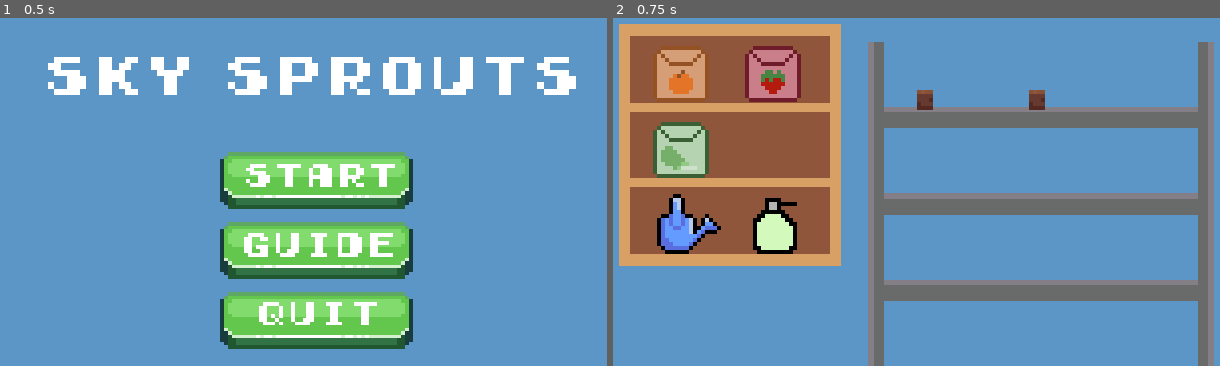
Above: before the commit, frames 1-2 (left to right).
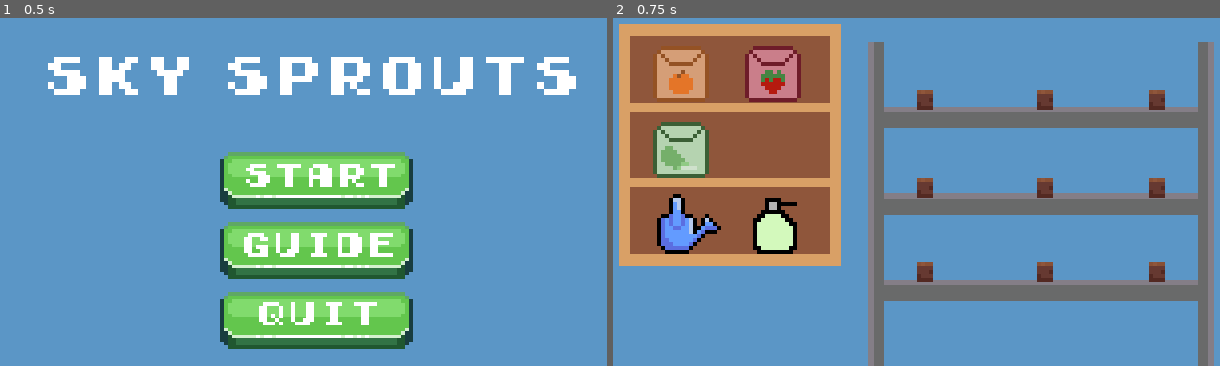
Above: after the commit, the same moments.

Repository: lenseling/HackNC-2023
Game: Godot game, scene res://scenes/menu.tscn
The game is run twice, just before and just after one commit, with the same random seed, the same clock (stepped at 60 frames per second) and the same inputs.
Inputs:
- Up to frame 1 (0.5 s): no input
- Up to frame 2 (0.75 s): click "Start" at 0.5 s

Frame 1 is identical in both runs. In frame 2, 1.2% of the frame differs, in the area x 50-91%, y 20-76%.

Commit message:
Tracking number of each plant

Diff:
--- a/scenes/ending.tscn
+++ b/scenes/ending.tscn
@@ -3,7 +3,7 @@
 [ext_resource type="Script" path="res://scripts/ending.gd" id="1_5xe7l"]
 [ext_resource type="Texture2D" uid="uid://2qvoqbfg1igj" path="res://assets/[4] Green/[1] Normal.png" id="2_2n330"]
 [ext_resource type="FontFile" uid="uid://eou77t2to7h" path="res://assets/Early GameBoy.ttf" id="3_eis7v"]
-[ext_resource type="AudioStream" uid="uid://d3jbrmvnuqjw1" path="res://scenes/plantslikemusic.mp3" id="4_jflwq"]
+[ext_resource type="AudioStream" uid="uid://d3jbrmvnuqjw1" path="res://assets/plantslikemusic.mp3" id="4_jflwq"]
 
 [node name="ending" type="Node2D"]
 script = ExtResource("1_5xe7l")
@@ -54,7 +54,7 @@
 
 [node name="AudioStreamPlayer" type="AudioStreamPlayer" parent="."]
 stream = ExtResource("4_jflwq")
-volume_db = -28.665
+volume_db = -27.728
 autoplay = true
 
 [connection signal="pressed" from="TextureButton" to="." method="_on_texture_button_pressed"]
--- a/scenes/main.tscn
+++ b/scenes/main.tscn
@@ -6,9 +6,9 @@
 [ext_resource type="PackedScene" uid="uid://bmodcvr0tiy7a" path="res://scenes/growing_zone.tscn" id="5_87wal"]
 [ext_resource type="Texture2D" uid="uid://bvjyayn77e830" path="res://assets/tools/pesticide.png" id="5_xmknb"]
 [ext_resource type="PackedScene" uid="uid://didq8obcioeta" path="res://scenes/pumpkin_seeds.tscn" id="6_dfqtw"]
-[ext_resource type="AudioStream" uid="uid://d3jbrmvnuqjw1" path="res://scenes/plantslikemusic.mp3" id="7_0miny"]
 [ext_resource type="PackedScene" uid="uid://joxesecy4nhb" path="res://scenes/strawberry_seeds.tscn" id="7_0th8x"]
 [ext_resource type="PackedScene" uid="uid://cx4x56sumhq8q" path="res://scenes/lettuce_seeds.tscn" id="8_3fllv"]
+[ext_resource type="AudioStream" uid="uid://d3jbrmvnuqjw1" path="res://assets/plantslikemusic.mp3" id="9_o7k1y"]
 
 [node name="main" type="Node2D"]
 
@@ -36,10 +36,31 @@
 texture = ExtResource("5_xmknb")
 
 [node name="growing_zone" parent="." instance=ExtResource("5_87wal")]
-position = Vector2(107, 22)
+position = Vector2(109, 22)
 
 [node name="growing_zone2" parent="." instance=ExtResource("5_87wal")]
 position = Vector2(79, 22)
+
+[node name="growing_zone5" parent="." instance=ExtResource("5_87wal")]
+position = Vector2(137, 22)
+
+[node name="growing_zone6" parent="." instance=ExtResource("5_87wal")]
+position = Vector2(137, 44)
+
+[node name="growing_zone9" parent="." instance=ExtResource("5_87wal")]
+position = Vector2(137, 65)
+
+[node name="growing_zone3" parent="." instance=ExtResource("5_87wal")]
+position = Vector2(79, 44)
+
+[node name="growing_zone7" parent="." instance=ExtResource("5_87wal")]
+position = Vector2(79, 65)
+
+[node name="growing_zone4" parent="." instance=ExtResource("5_87wal")]
+position = Vector2(109, 44)
+
+[node name="growing_zone8" parent="." instance=ExtResource("5_87wal")]
+position = Vector2(109, 65)
 
 [node name="pumpkin_seeds" parent="." instance=ExtResource("6_dfqtw")]
 position = Vector2(18, 17)
@@ -51,11 +72,18 @@
 position = Vector2(18, 36)
 
 [node name="AudioStreamPlayer" type="AudioStreamPlayer" parent="."]
-stream = ExtResource("7_0miny")
-volume_db = -28.665
+stream = ExtResource("9_o7k1y")
+volume_db = -27.728
 autoplay = true
 
 [connection signal="input_event" from="growing_zone" to="growing_zone" method="_on_input_event"]
 [connection signal="input_event" from="growing_zone2" to="growing_zone2" method="_on_input_event"]
+[connection signal="input_event" from="growing_zone5" to="growing_zone5" method="_on_input_event"]
+[connection signal="input_event" from="growing_zone6" to="growing_zone6" method="_on_input_event"]
+[connection signal="input_event" from="growing_zone9" to="growing_zone9" method="_on_input_event"]
+[connection signal="input_event" from="growing_zone3" to="growing_zone3" method="_on_input_event"]
+[connection signal="input_event" from="growing_zone7" to="growing_zone7" method="_on_input_event"]
+[connection signal="input_event" from="growing_zone4" to="growing_zone4" method="_on_input_event"]
+[connection signal="input_event" from="growing_zone8" to="growing_zone8" method="_on_input_event"]
 [connection signal="input_event" from="strawberry_seeds" to="strawberry_seeds" method="_on_input_event"]
 [connection signal="input_event" from="lettuce_seeds" to="lettuce_seeds" method="_on_input_event"]
--- a/scenes/menu.tscn
+++ b/scenes/menu.tscn
@@ -3,7 +3,7 @@
 [ext_resource type="Script" path="res://scripts/menu.gd" id="1_favvy"]
 [ext_resource type="Texture2D" uid="uid://2qvoqbfg1igj" path="res://assets/[4] Green/[1] Normal.png" id="1_q1q32"]
 [ext_resource type="FontFile" uid="uid://eou77t2to7h" path="res://assets/Early GameBoy.ttf" id="2_nftwj"]
-[ext_resource type="AudioStream" uid="uid://d3jbrmvnuqjw1" path="res://scenes/plantslikemusic.mp3" id="4_ge64a"]
+[ext_resource type="AudioStream" uid="uid://d3jbrmvnuqjw1" path="res://assets/plantslikemusic.mp3" id="4_721mc"]
 
 [node name="menu" type="Control"]
 layout_mode = 3
@@ -158,8 +158,8 @@
 color = Color(0.356863, 0.588235, 0.776471, 1)
 
 [node name="AudioStreamPlayer" type="AudioStreamPlayer" parent="."]
-stream = ExtResource("4_ge64a")
-volume_db = -28.665
+stream = ExtResource("4_721mc")
+volume_db = -26.791
 autoplay = true
 
 [connection signal="pressed" from="VBoxContainer/start_button" to="." method="_on_start_button_pressed"]
--- a/scripts/global.gd
+++ b/scripts/global.gd
@@ -2,6 +2,10 @@
 
 
 var plantSelected = 0
+var num_pumpkin = 0
+var num_strawberry = 0
+var num_lettuce = 0
+
 var money = 20
 var total_money = 21
 # just the total money earned in the game disregarding costs
--- a/scripts/growing_zone.gd
+++ b/scripts/growing_zone.gd
@@ -7,6 +7,12 @@
 func _physics_process(delta):
 	if !plantgrowing:
 		plant = Global.plantSelected
+		if Global.plantSelected == 1:
+			Global.num_pumpkin += 1
+		elif Global.plantSelected == 2:
+			Global.num_strawberry += 1
+		elif Global.plantSelected == 3:
+			Global.num_lettuce += 1
 
 func _on_Area2D_area_entered(area):
 	if !plantgrowing:
Not shown, changed: assets/plantslikemusic.mp3.import
Not shown, removed: scenes/plantslikemusic.mp3.import
Not shown, removed: scripts/plantslikemusic.mp3.import
Not shown, removed: scenes/plantslikemusic.mp3
Not shown, removed: scripts/plantslikemusic.mp3
